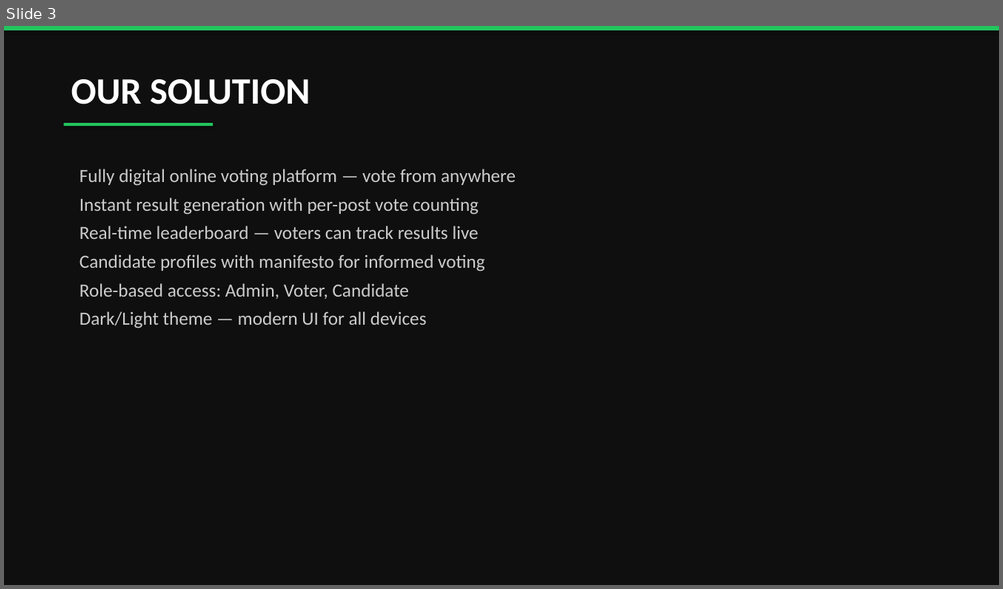
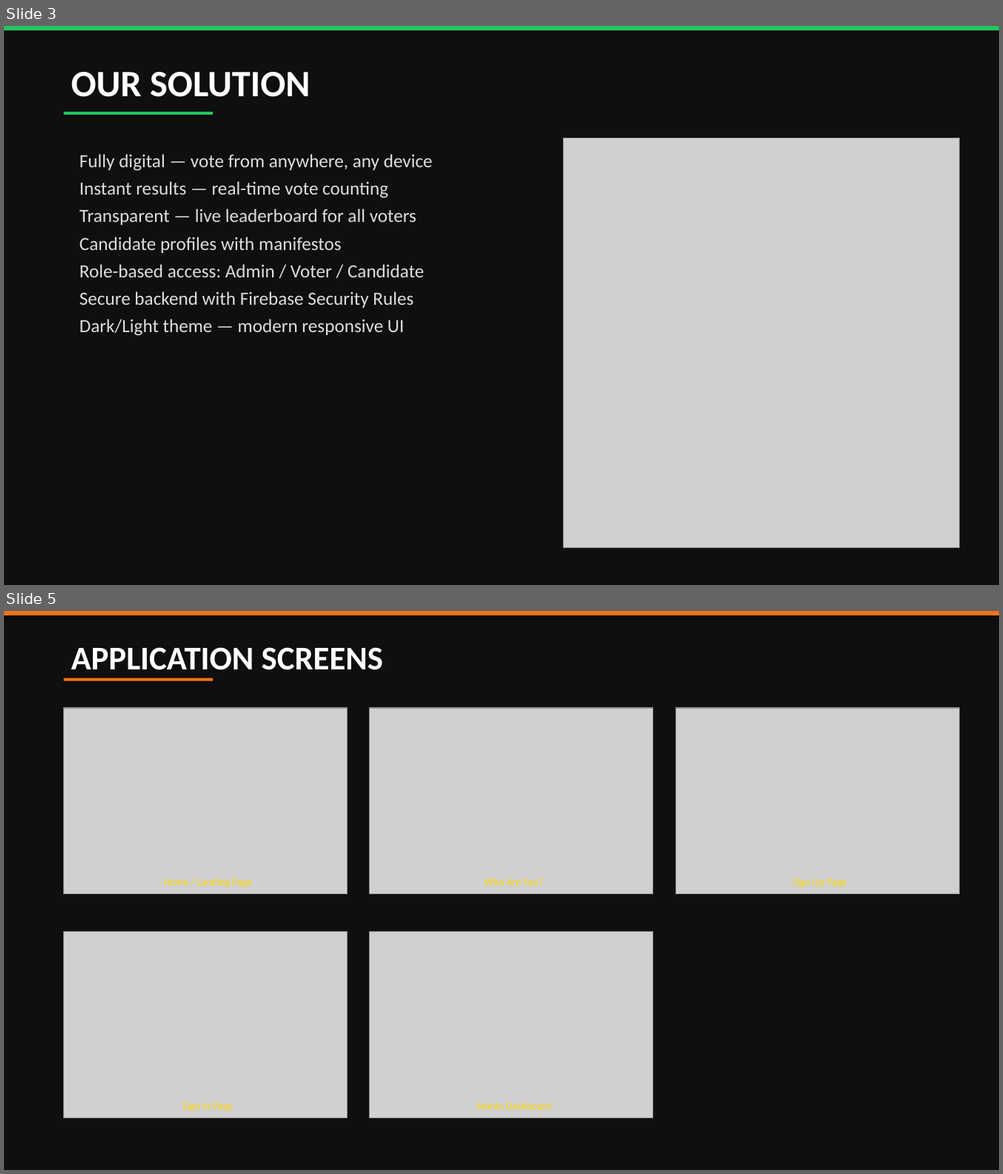
Before and after one commit to nayeemuddin0351/University-Digital-Election-Hub, a slide deck: RMSTU_Election_Presentation.pptx. Shown one above the other, each under a label of ours: slide 3 before the commit, slides 3 and 5 after it; the slides between them are not shown. The pictures are 1003x589 and 1003x1174 pixels, drawn with LibreOffice and Linux fonts; fonts in the diff are those of the drawing; grey boxes stand for pictures. Boxes give left, top, right and bottom in pixels: in the first picture for what was removed or moved away, otherwise in the second. Text is boxed around its words. In the diff, an @@ line names an element or a change of style, - is before the commit and + after.

Commit message:
Update presentation: 14 slides with screenshots, Java code, OOP examples

```diff
--- a/RMSTU_Election_Presentation.pptx
+++ b/RMSTU_Election_Presentation.pptx
@@ slide 5 added at [4,611,999,1170], background #0F0F0F @@
@@ rounded rectangle added at [4,611,999,615], fill #F97316 @@
@@ text added at [71,647,383,678], 32 pt, text #FFFFFF, bold @@
+APPLICATION SCREENS
@@ rounded rectangle added at [64,678,213,681], fill #F97316 @@
@@ picture added at [64,708,347,894] @@
@@ picture added at [370,708,653,894] @@
@@ picture added at [675,708,959,894] @@
@@ text added at [163,878,252,888], 10 pt, text #FFD700 @@
+Home / Landing Page
@@ text added at [484,878,543,886], 10 pt, text #FFD700 @@
+Who Are You?
@@ text added at [792,878,846,888], 10 pt, text #FFD700 @@
+Sign Up Page
@@ picture added at [64,932,347,1119] @@
@@ picture added at [370,932,653,1119] @@
@@ text added at [182,1102,233,1112], 10 pt, text #FFD700 @@
+Sign In Page
@@ text added at [476,1102,551,1110], 10 pt, text #FFD700 @@
+Admin Dashboard
@@ slide 3 changed as well @@
@@ text "OUR SOLUTION": place and size @@
-text "OUR SOLUTION" at [71,79,310,104]
+text "OUR SOLUTION" at [71,72,310,97]
@@ rounded rectangle: place and size @@
-rounded rectangle at [64,123,213,126]
+rounded rectangle at [64,112,213,115]
@@ text at [79,154,432,336]: text changed; text colour #CCCCCC to #DDDDDD @@
-Fully digital online voting platform — vote from anywhere
-Instant result generation with per-post vote counting
-Real-time leaderboard — voters can track results live
-Candidate profiles with manifesto for informed voting
-Role-based access: Admin, Voter, Candidate
-Dark/Light theme — modern UI for all devices
+Fully digital — vote from anywhere, any device
+Instant results — real-time vote counting
+Transparent — live leaderboard for all voters
+Candidate profiles with manifestos
+Role-based access: Admin / Voter / Candidate
+Secure backend with Firebase Security Rules
+Dark/Light theme — modern responsive UI
@@ picture added at [563,138,959,548] @@
```
Also in this commit, not shown: 8 other slides changed, 4 other slides added, 3 slides removed.
